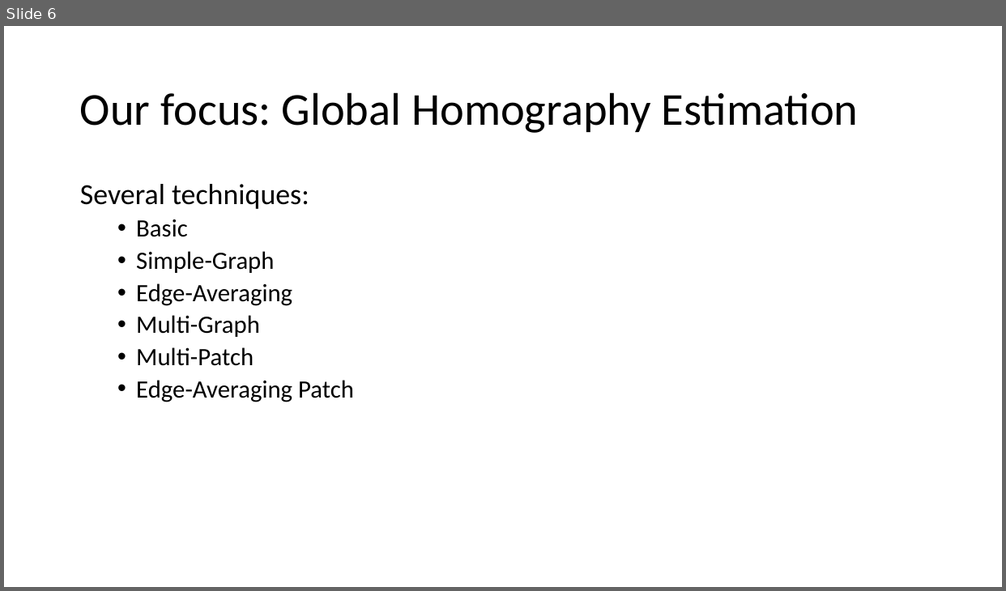
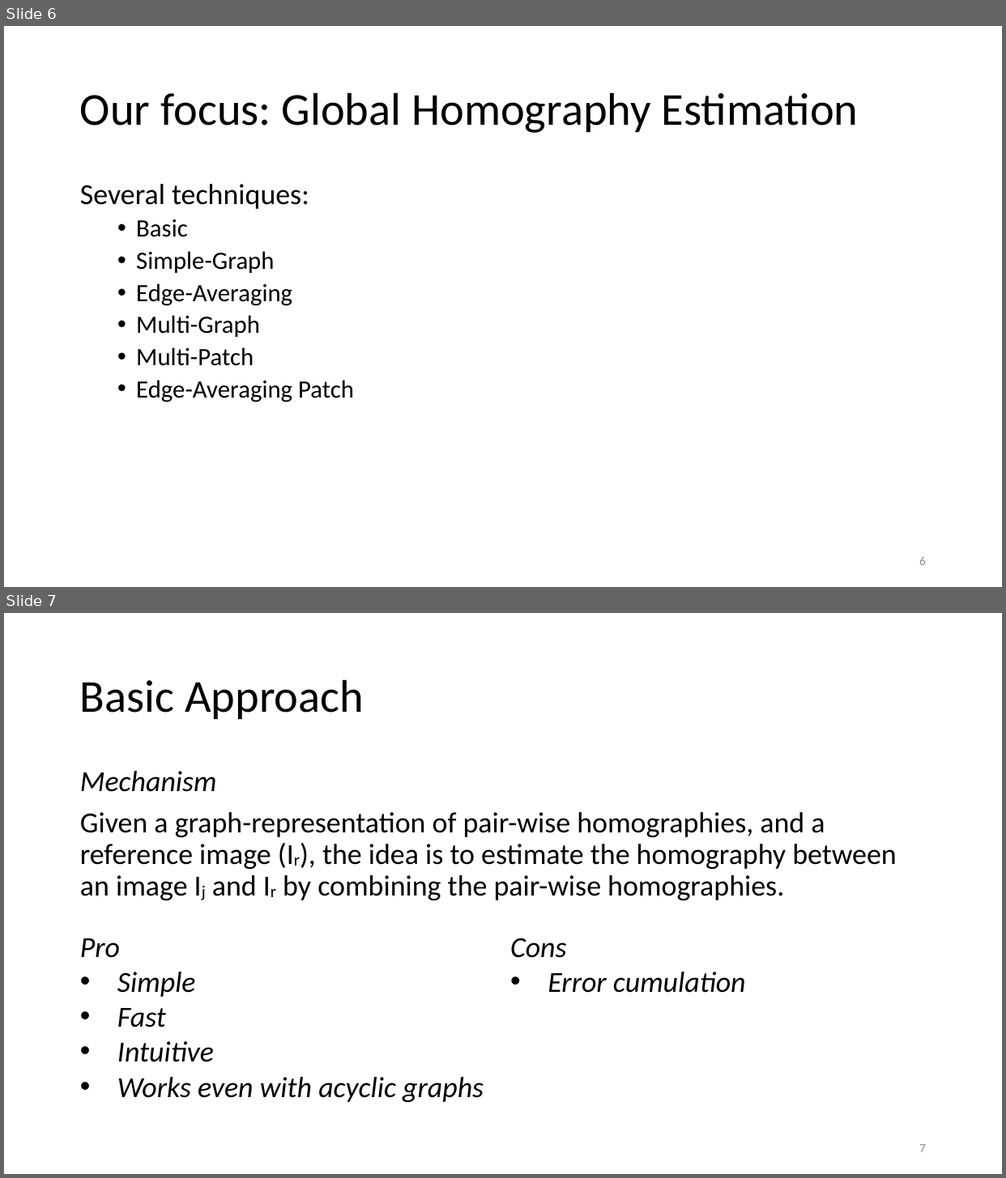
Before and after one commit to fasana-corrado/RGB-Mosaicing-via-Multigraph-Synchronization, a slide deck: presentation.pptx. Shown one above the other, each under a label of ours: slide 6 before the commit, slides 6 and 7 after it. The pictures are 1006x591 and 1006x1178 pixels, drawn with LibreOffice and Linux fonts; fonts in the diff are those of the drawing. Boxes give left, top, right and bottom in pixels: in the first picture for what was removed or moved away, otherwise in the second. Text is boxed around its words. In the diff, an @@ line names an element or a change of style, - is before the commit and + after.

```diff
--- a/presentation.pptx
+++ b/presentation.pptx
@@ slide 7 added at (4, 613, 1002, 1174), background #FFFFFF @@
@@ title added at (80, 679, 364, 719), 44 pt, text #000000 @@
+Basic Approach
@@ text added at (80, 771, 896, 901), 28 pt, text #000000 @@
+Mechanism
+Given a graph-representation of pair-wise homographies, and a reference image (Ir), the idea is to estimate the homography between an image Ij and Ir by combining the pair-wise homographies.
@@ text added at (80, 939, 484, 1102), 28 pt, text #000000, italic @@
+Pro
+• Simple
+• Fast
+• Intuitive
+• Works even with acyclic graphs
@@ text added at (510, 938, 746, 993), 28 pt, text #000000, italic @@
+Cons
+• Error cumulation
@@ page number added at (919, 1144, 926, 1152), 12 pt, text #8C8C8C @@
+7
@@ slide 6 changed as well @@
@@ page number added at (919, 557, 926, 565), 12 pt, text #8C8C8C @@
+6
```
Also in this commit, not shown: 5 other slides changed, 11 other slides added, 1 slide removed, 10 other files.
